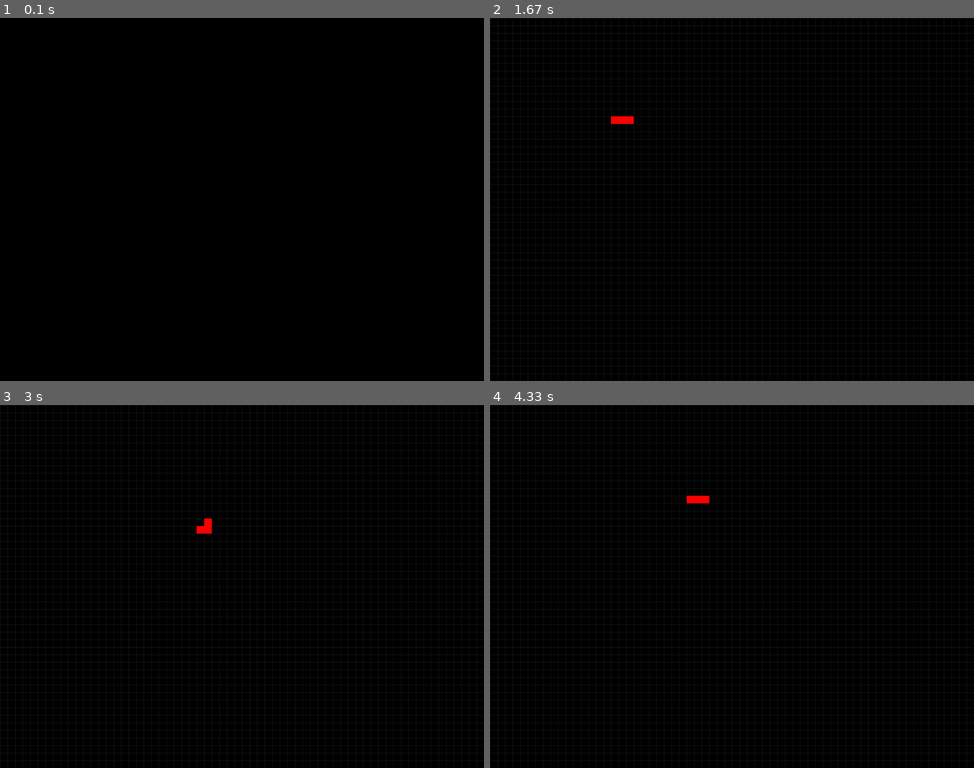
Above: before the commit, frames 1-4 (two rows, left to right).
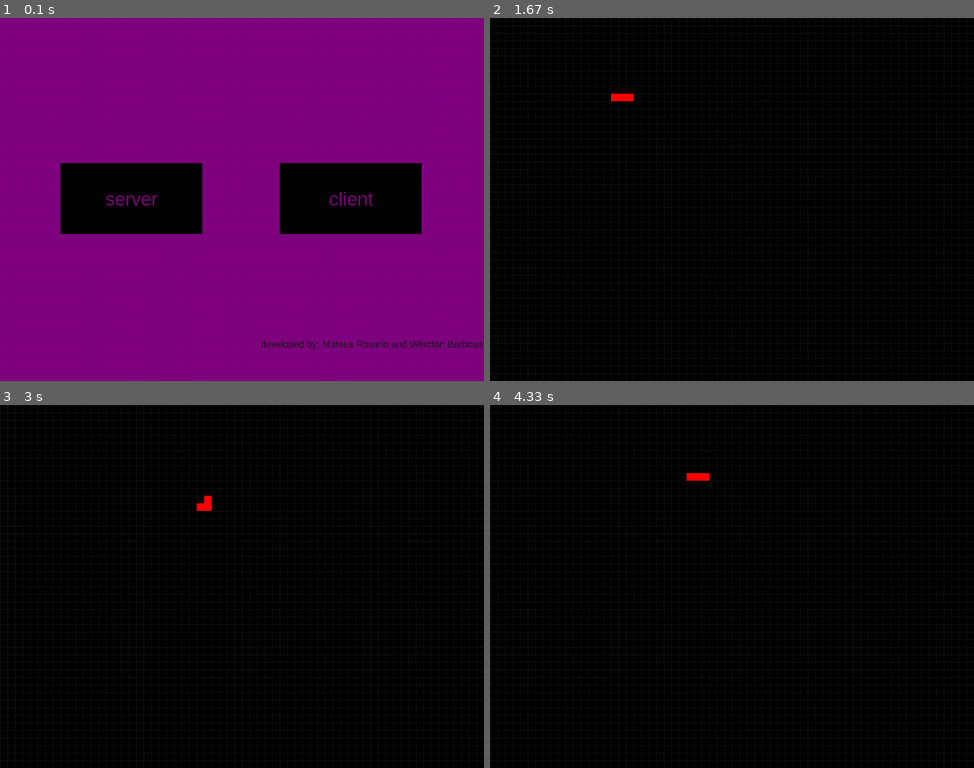
Above: after the commit, the same moments.

Repository: VVR-DEVS/snake-pygame
Game: pygame game, started from main.py
Two runs of this game, one before a commit and one after it. Both use one fixed random seed, a clock stepped at 60 frames per second and the inputs below.
Inputs (mouse positions are in pixels of both pictures, inside the frame that each line leads up to):
- Up to frame 1 (0.1 s): no input
- Up to frame 2 (1.67 s): click (838, 199) at 0.38 s, where only the run after the commit has a clickable "client"; hold Right 0.67-1.13 s; move the mouse to (712, 214) at 0.7 s; hold Up 1.17-1.47 s; hold Right from 1.5 s (still down)
- Up to frame 3 (3 s): release Right at 1.97 s; hold Down 2.57-2.87 s; hold Left from 2.9 s (still down)
- Up to frame 4 (4.33 s): release Left at 3.3 s; hold Up 3.33-3.7 s; hold Right from 3.73 s (still down)

The runs differ from the first frame. In frame 1, 89% of the frame differs, in the area x 0-100%, y 0-100%; in frame 2, 0.2%; in frame 3, 0.2%; in frame 4, 0.2%.

Commit message:
feat: menu complete

Diff:
--- a/Game.py
+++ b/Game.py
@@ -12,12 +12,14 @@
         self.clock = pg.time.Clock()
         pg.display.set_caption(TITLE)
         self.running = True
+        self.playing = True
         self.jogador = Snake()
 
     def neueSpiel(self):
         self.run()
 
     def run(self):
+        self.startbildschirm()
         self.playing = True
         while self.playing:
             self.clock.tick(10)
@@ -62,7 +64,48 @@
             self.bildschirm.blit(self.jogador.snake_skin, pos)
 
     def startbildschirm(self):
-        pass
+        botao_server = pg.rect.Rect(8 * TILESIZE, HEIGHT/2.5, 300, 150)
+        text_server = pg.font.SysFont('arial', 40).render('server', True, PURPLE)
+        text_server_rect = text_server.get_rect()
+        text_server_rect.center = botao_server.center
+
+        botao_client = pg.rect.Rect(37 * TILESIZE, HEIGHT/2.5, 300, 150)
+        text_client = pg.font.SysFont('arial', 40).render('client', True, PURPLE)
+        text_client_rect = text_client.get_rect()
+        text_client_rect.center = botao_client.center
+
+        text_credits = pg.font.SysFont('sans', 20).render('developed by: Mateus Rosario and Wercton Barbosa', True, GREY)
+
+        while self.playing:
+            self.bildschirm.fill(PURPLE)
+            mouse = pg.mouse.get_pos()
+
+            for event in pg.event.get():
+                if event.type == pg.QUIT:
+                    self.playing = False
+                    self.running = False
+
+                if event.type == pg.MOUSEBUTTONDOWN:
+                    mouse_pos = event.pos
+                    if botao_server.collidepoint(mouse_pos):
+                        self.playing = False
+                        print("server")
+                    elif botao_client.collidepoint(mouse_pos):
+                        self.playing = False
+                        print("client")
+
+            if botao_server.collidepoint(mouse):
+                pg.draw.rect(self.bildschirm, GREY, botao_server)
+            else:
+                pg.draw.rect(self.bildschirm, BLACK, botao_server)
+            if botao_client.collidepoint(mouse):
+                pg.draw.rect(self.bildschirm, GREY, botao_client)
+            else:
+                pg.draw.rect(self.bildschirm, BLACK, botao_client)
+            self.bildschirm.blit(text_server, text_server_rect)
+            self.bildschirm.blit(text_client, text_client_rect)
+            self.bildschirm.blit(text_credits, (WIDTH/2 + 40, HEIGHT - 90))
+            pg.display.update()
 
     def endbildschirm(self):
         pass
--- a/Settings.py
+++ b/Settings.py
@@ -5,6 +5,9 @@
 FPS = 60
 BLACK = (0, 0, 0)
 GREY = (25, 25, 25)
+PURPLE = (128, 0, 128)
+BLUE = (0, 55, 55)
+PINK = (248, 24, 148)
 
 TILESIZE = 16
 GRIDWIDTH = WIDTH / TILESIZE
--- a/Snake.py
+++ b/Snake.py
@@ -1,5 +1,6 @@
 import pygame as pg
 from Settings import *
+
 
 class Snake:
 
@@ -36,6 +37,6 @@
             return
         if self.direction == 'right' and move is 'left':
             return
-        if  self.direction == 'left' and move is 'right':
+        if self.direction == 'left' and move is 'right':
             return
         self.direction = move
Empty file added: apple.py
